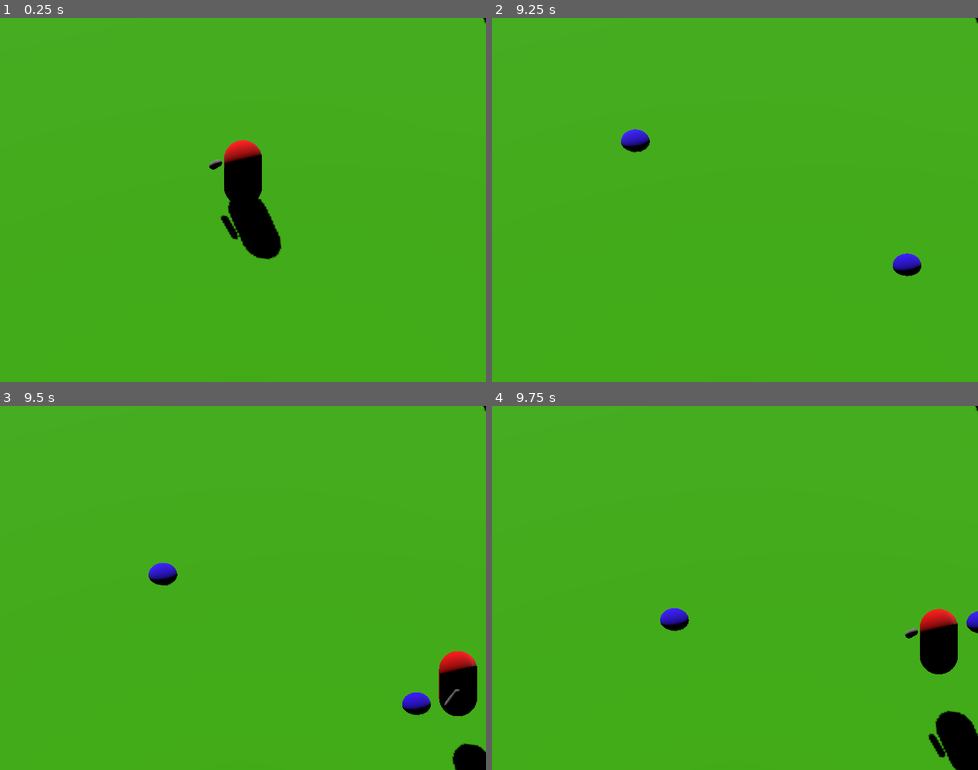
Above: before the commit, frames 1-4 (two rows, left to right).
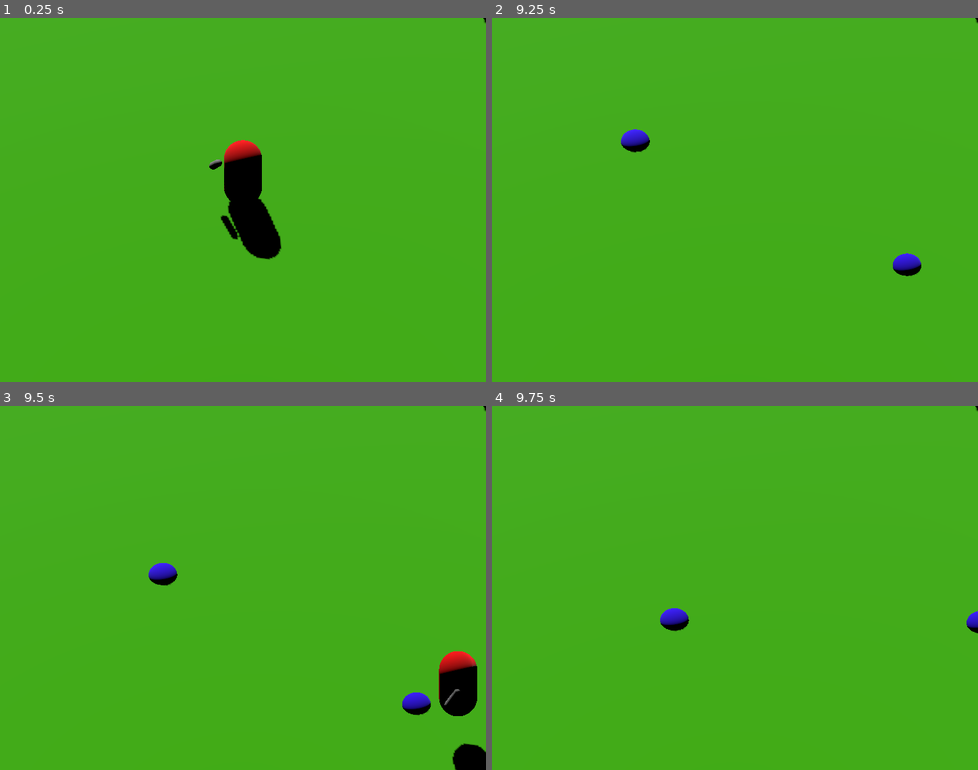
Above: after the commit, the same moments.

Repository: JS-Veer/3D_Game_Test
Game: Godot game, scene res://main.tscn
The game is run twice, just before and just after one commit, with the same random seed, the same clock (stepped at 60 frames per second) and the same inputs.
Inputs:
- Up to frame 1 (0.25 s): no input
- Up to frame 2 (9.25 s): tap Enter at 0.5 s; hold D (move_right) 0.53-1.28 s; tap Space (jump) at 0.77, 1.52, 3.02, 3.77, 4.52, 6.02, 6.77, 7.52, 9.02 s; hold S (move_back) 1.28-2.03 s; hold D (move_right) 2.03-2.78 s; hold W (move_forward) 2.78-3.53 s; hold A (move_left) 3.53-5.03 s; hold S (move_back) 5.03-5.78 s; hold D (move_right) 5.78-6.53 s; hold W (move_forward) 6.53-7.28 s; hold D (move_right) 7.28-8.03 s; hold S (move_back) 8.03-8.78 s; hold A (move_left) from 8.78 s (still down)
- Up to frame 3 (9.5 s): keep holding A (move_left)
- Up to frame 4 (9.75 s): release A (move_left) at 9.53 s; hold W (move_forward) from 9.53 s (still down)

Frames 1-3 are identical in both runs. In frame 4, 2.5% of the frame differs, in the area x 85-100%, y 55-100%.

Commit message:
Added player death

Diff:
--- a/3d-game-test/Logic/main.gd
+++ b/3d-game-test/Logic/main.gd
@@ -18,3 +18,6 @@
 
 	# Spawn the mob by adding to main scene
 	add_child(mob)
+
+func _on_player_hit() -> void:
+	$MobTimer.stop()
--- a/3d-game-test/Logic/player_character.gd
+++ b/3d-game-test/Logic/player_character.gd
@@ -1,4 +1,6 @@
 extends CharacterBody3D
+
+signal hit
 
 # Player movement speed in meters per second
 @export var speed : float = 14
@@ -71,3 +73,11 @@
 	# Move the character
 	velocity = target_velocity
 	move_and_slide()
+
+
+func die():
+	hit.emit()
+	queue_free()
+
+func _on_mob_detector_body_entered(body: Node3D) -> void:
+	die()
--- a/3d-game-test/Player_Character.tscn
+++ b/3d-game-test/Player_Character.tscn
@@ -18,6 +18,9 @@
 radius = 1.0
 height = 4.0
 
+[sub_resource type="CylinderShape3D" id="CylinderShape3D_fxl4k"]
+radius = 1.1
+
 [node name="Player" type="CharacterBody3D" unique_id=1551087638]
 collision_mask = 6
 script = ExtResource("1_fxl4k")
@@ -33,3 +36,14 @@
 
 [node name="CollisionShape3D" type="CollisionShape3D" parent="." unique_id=435165066]
 shape = SubResource("CapsuleShape3D_fxl4k")
+
+[node name="MobDetector" type="Area3D" parent="." unique_id=791236707]
+collision_layer = 0
+collision_mask = 2
+monitorable = false
+
+[node name="CollisionShape3D" type="CollisionShape3D" parent="MobDetector" unique_id=1308769005]
+transform = Transform3D(1, 0, 0, 0, 1, 0, 0, 0, 1, 0, -0.57959044, 0)
+shape = SubResource("CylinderShape3D_fxl4k")
+
+[connection signal="body_entered" from="MobDetector" to="." method="_on_mob_detector_body_entered"]
--- a/3d-game-test/main.tscn
+++ b/3d-game-test/main.tscn
@@ -82,10 +82,11 @@
 curve = SubResource("Curve3D_ig7tw")
 
 [node name="SpawnLocation" type="PathFollow3D" parent="SpawnPath" unique_id=871294872]
-transform = Transform3D(-0.029080361, 0, -0.9995679, 0, 1, 0, 0.9995679, 0, -0.029080361, -14, 0, -14.3)
+transform = Transform3D(-0.029080356, 0, -0.99956775, 0, 1, 0, 0.99956775, 0, -0.029080356, -14, 0, -14.3)
 
 [node name="MobTimer" type="Timer" parent="." unique_id=2132050811]
 wait_time = 0.5
 autostart = true
 
+[connection signal="hit" from="Player" to="." method="_on_player_hit"]
 [connection signal="timeout" from="MobTimer" to="." method="_on_mob_timer_timeout"]
